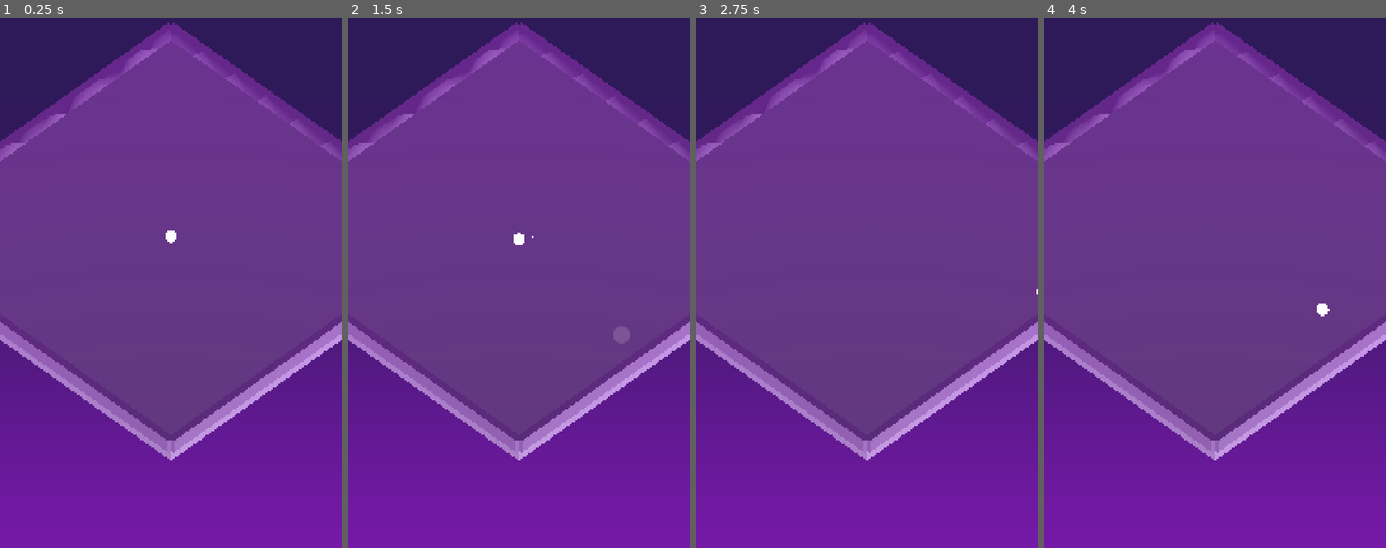
Above: before the commit, frames 1-4 (left to right).
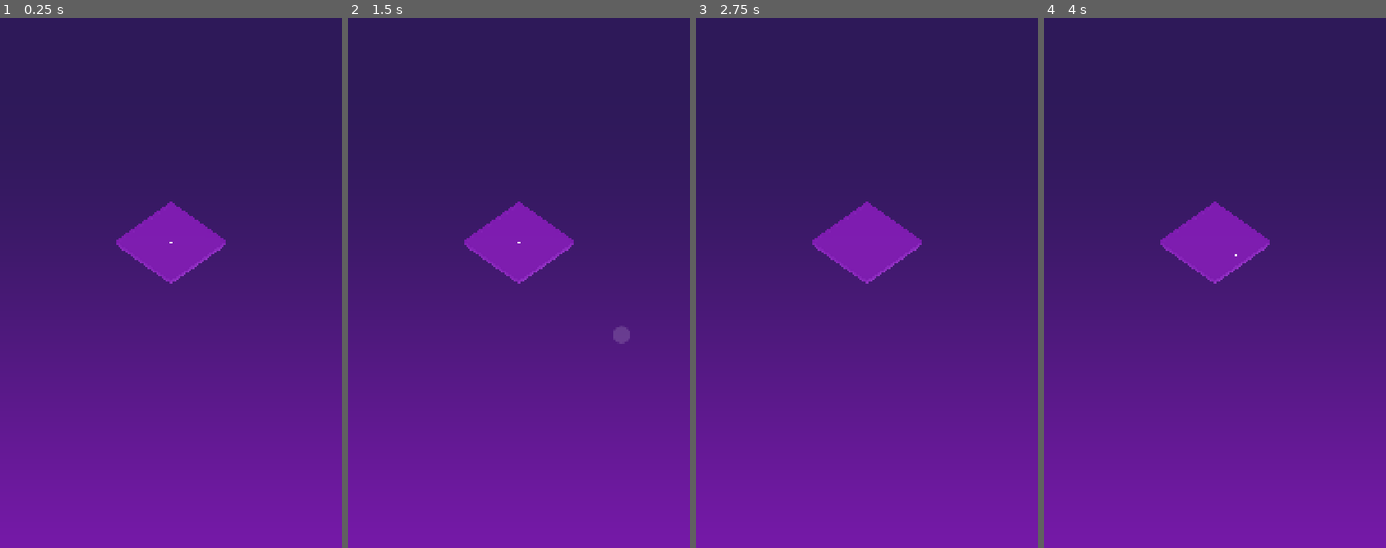
Above: after the commit, the same moments.

Repository: AlbertoHdezCerezo/learn-how-to-minigolf
Game: Godot game, scene res://scenes/sandbox/ball_sandbox.tscn
Same seed, same stepped clock (60 frames per second), same inputs: the game is played once before the commit and once after it. The project has no main scene, so this scene is started directly.
Inputs (mouse positions are in pixels of both pictures, inside the frame that each line leads up to):
- Up to frame 1 (0.25 s): no input
- Up to frame 2 (1.5 s): tap Enter at 0.5 s; move the mouse to (501, 367) at 0.52 s; hold Shift 0.53-1.25 s; click (501, 367) at 0.67 s; tap Space at 1.25 s; drag from (621, 336) to (501, 367) at 1.27 s
- Up to frame 3 (2.75 s): move the mouse to (764, 150) at 2.02 s; hold S from 2.03 s (still down); tap Ctrl at 2.1 s
- Up to frame 4 (4 s): release S at 2.75 s; tap Enter at 2.75 s; drag from (1232, 245) to (1112, 150) at 2.77 s; move the mouse to (1163, 92) at 3.52 s; hold S from 3.53 s (still down); tap N at 3.6 s

The runs differ from the first frame. In frame 1, 59% of the frame differs, in the area x 0-100%, y 0-84%; in frame 2, 59%; in frame 3, 59%; in frame 4, 59%.

Commit message:
fix: Increase camera distance to prevent near-plane clipping (#18)
With orthographic projection, distance only affects clipping, not zoom.
The default 20 was too close, causing tiles to be clipped. Increased to
100 so levels of any size render fully. Also removed unused
_center_camera method from GolfCourse.

Co-Authored-By: Claude Opus 4.6 (1M context) <noreply@anthropic.com>

Diff:
--- a/scenes/gameplay/gameplay_camera/gameplay_camera.gd
+++ b/scenes/gameplay/gameplay_camera/gameplay_camera.gd
@@ -7,7 +7,7 @@
 
 signal camera_changed
 
-@export var distance: float = 20.0:
+@export var distance: float = 100.0:
 	set(value):
 		distance = clampf(value, 5.0, 100.0)
 		_update_camera()
@@ -25,7 +25,7 @@
 		_update_camera()
 		camera_changed.emit()
 
-@export var orthographic_size: float = 15.0:
+@export var orthographic_size: float = 80.0:
 	set(value):
 		orthographic_size = clampf(value, 2.0, 100.0)
 		_update_camera()
